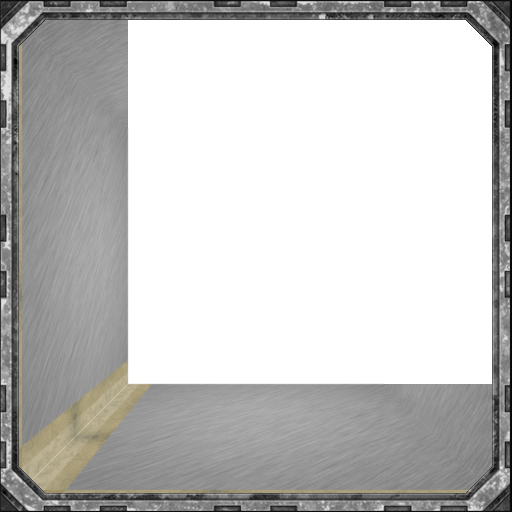
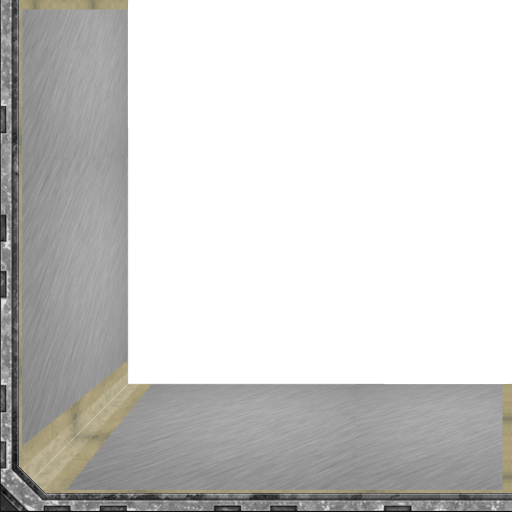
Layers edited between the first and the second 512px x 512px image:
added layer "Frame2Edit" above "Down Edge Articulation copy" over <box>0,0,512,512</box>
added layer "Edge Articulation" above "Frame2" over <box>0,0,512,512</box>
hid "Frame2" over <box>0,0,512,512</box>
showed "LeftSideWallArticulation" over <box>12,0,22,469</box>
added layer "LeftSideWallEdgeRemain" above "LeftSideWall2" over <box>22,0,128,157</box>
showed "DownSideWallArticulation" over <box>43,490,512,500</box>
added layer "DownSideWallEdgeRemain" above "DownSideWall2 copy" over <box>356,384,512,490</box>
hid "WallLeftEdgeRemain" over <box>23,18,128,24</box>
hid "WallLeftEdge" over <box>23,23,128,129</box>
hid "WallDownEdgeRemain" over <box>488,384,494,489</box>
hid "WallDownEdge", painted on it over <box>383,384,489,489</box>
